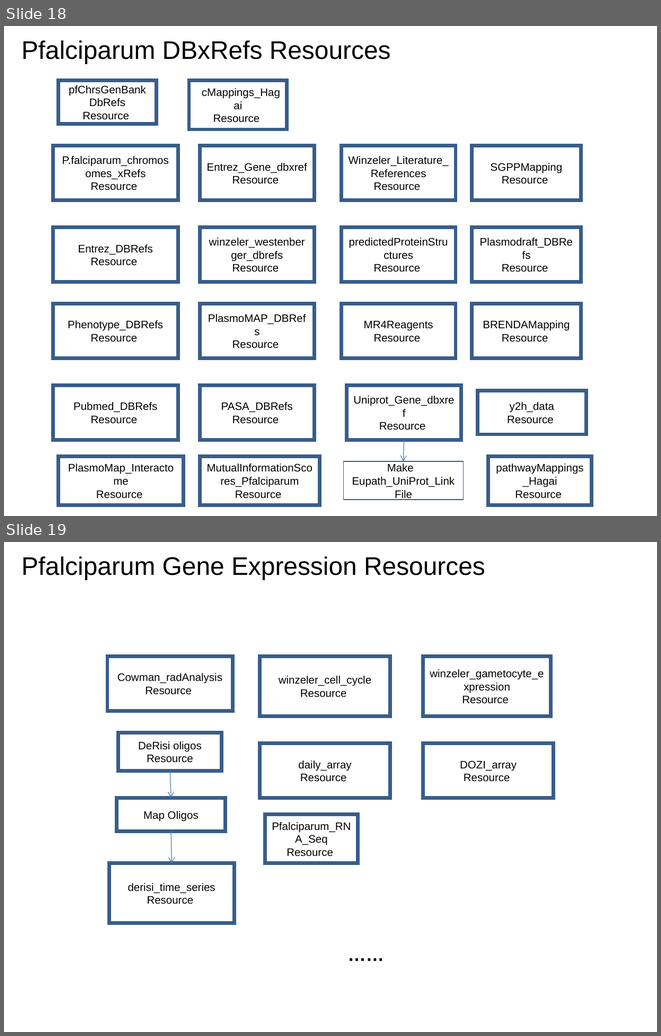
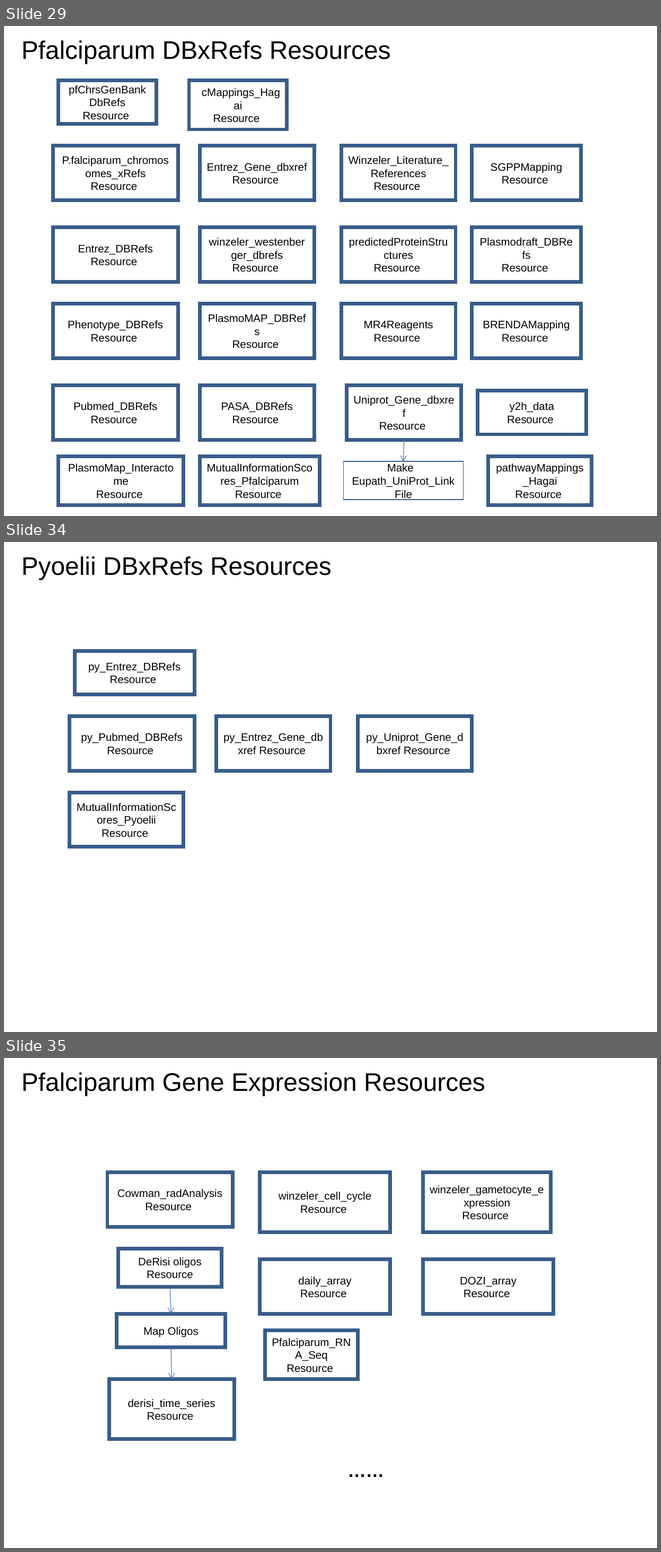
Before and after one commit to VEuPathDB/ApiCommonWorkflow, a slide deck: Main/doc/IntegratedWorkflow.ppt. Shown one above the other, each under a label of ours: slides 18 and 19 before the commit, slides 29, 34 and 35 after it; the slides between them are not shown. The pictures are 661x1036 and 661x1552 pixels, drawn with LibreOffice and Linux fonts; fonts in the diff are those of the drawing. Boxes give left, top, right and bottom in pixels: in the first picture for what was removed or moved away, otherwise in the second. Text is boxed around its words. In the diff, an @@ line names an element or a change of style, - is before the commit and + after.

```diff
--- a/Main/doc/IntegratedWorkflow.ppt
+++ b/Main/doc/IntegratedWorkflow.ppt
@@ slide 34 added at box(4, 542, 657, 1032), background #FFFFFF @@
@@ title added at box(21, 556, 332, 580), 28 pt, text #000000 @@
+Pyoelii DBxRefs Resources
@@ rectangle added at box(74, 651, 194, 695), outline #385D8A 4 pt, 12 pt, text #000000 @@
+py_Entrez_DBRefs
+Resource
@@ rectangle added at box(69, 716, 195, 770), outline #385D8A 4 pt, 12 pt, text #000000 @@
+py_Pubmed_DBRefs Resource
@@ rectangle added at box(216, 716, 330, 770), outline #385D8A 4 pt, 12 pt, text #000000 @@
+py_Entrez_Gene_dbxref Resource
@@ rectangle added at box(358, 716, 472, 770), outline #385D8A 4 pt, 12 pt, text #000000 @@
+py_Uniprot_Gene_dbxref Resource
@@ rectangle added at box(69, 792, 184, 846), outline #385D8A 4 pt, 12 pt, text #000000 @@
+MutualInformationScores_Pyoelii Resource
@@ what was slide 18 is now slide 29 @@
@@ what was slide 19 is now slide 35 @@
```
Also in this commit, not shown: 18 other slides added.
